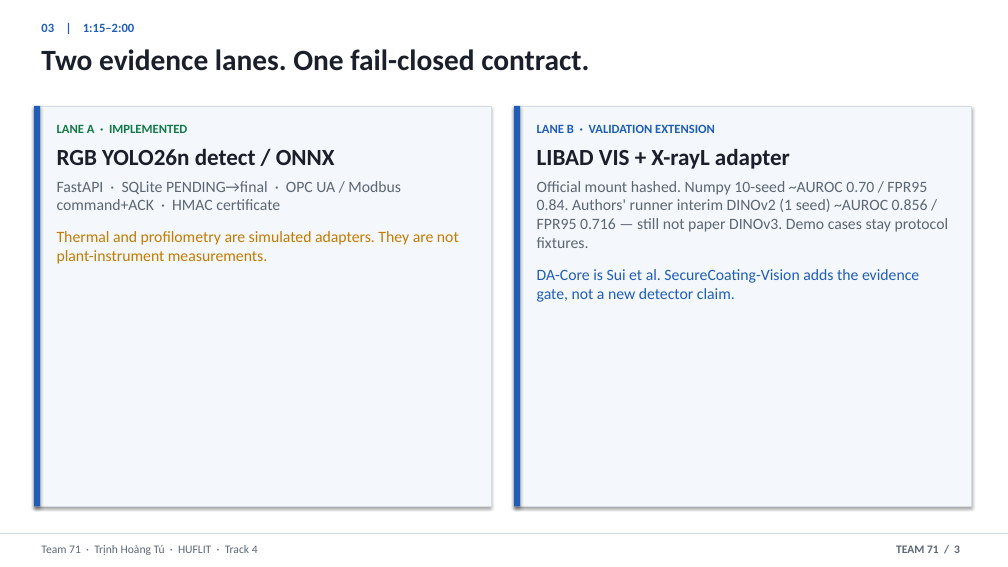
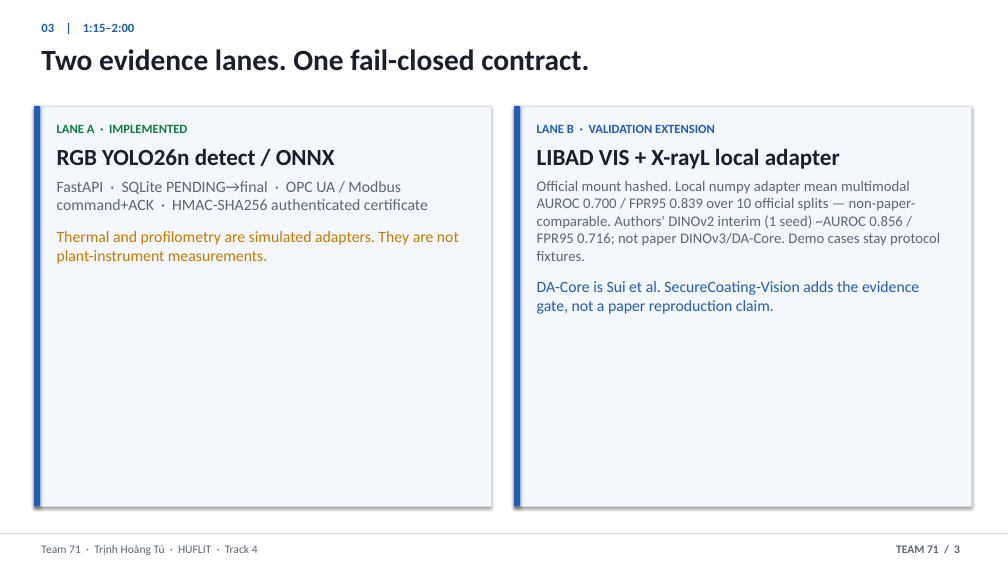
Before and after one commit to thtcsec/securecoating-vision, a slide deck: slide 3 of SecureCoating-Vision_Final_Defense_6min.pptx. Drawn at 1008x567 pixels with LibreOffice and Linux fonts; fonts in the diff are those of the drawing. Boxes give left, top, right and bottom in pixels: in the first picture for what was removed or moved away, otherwise in the second. Text is boxed around its words. In the diff, an @@ line names an element or a change of style, - is before the commit and + after.

```diff
--- a/SecureCoating-Vision_Final_Defense_6min.pptx
+++ b/SecureCoating-Vision_Final_Defense_6min.pptx
@@ text at box(537, 148, 940, 314): text changed; size 15 to 14 pt @@
-LIBAD VIS + X-rayL adapter
-Official mount hashed. Numpy 10-seed ~AUROC 0.70 / FPR95 0.84. Authors' runner interim DINOv2 (1 seed) ~AUROC 0.856 / FPR95 0.716 — still not paper DINOv3. Demo cases stay protocol fixtures.
-DA-Core is Sui et al. SecureCoating-Vision adds the evidence gate, not a new detector claim.
+LIBAD VIS + X-rayL local adapter
+Official mount hashed. Local numpy adapter mean multimodal AUROC 0.700 / FPR95 0.839 over 10 official splits — non-paper-comparable. Authors' DINOv2 interim (1 seed) ~AUROC 0.856 / FPR95 0.716; not paper DINOv3/DA-Core. Demo cases stay protocol fixtures.
+DA-Core is Sui et al. SecureCoating-Vision adds the evidence gate, not a paper reproduction claim.
@@ text at box(57, 181, 428, 210): text changed @@
-FastAPI · SQLite PENDING→final · OPC UA / Modbus command+ACK · HMAC certificate
+FastAPI · SQLite PENDING→final · OPC UA / Modbus command+ACK · HMAC-SHA256 authenticated certificate
```
Also in this commit, not shown: 2 other slides changed, 7 other files.
